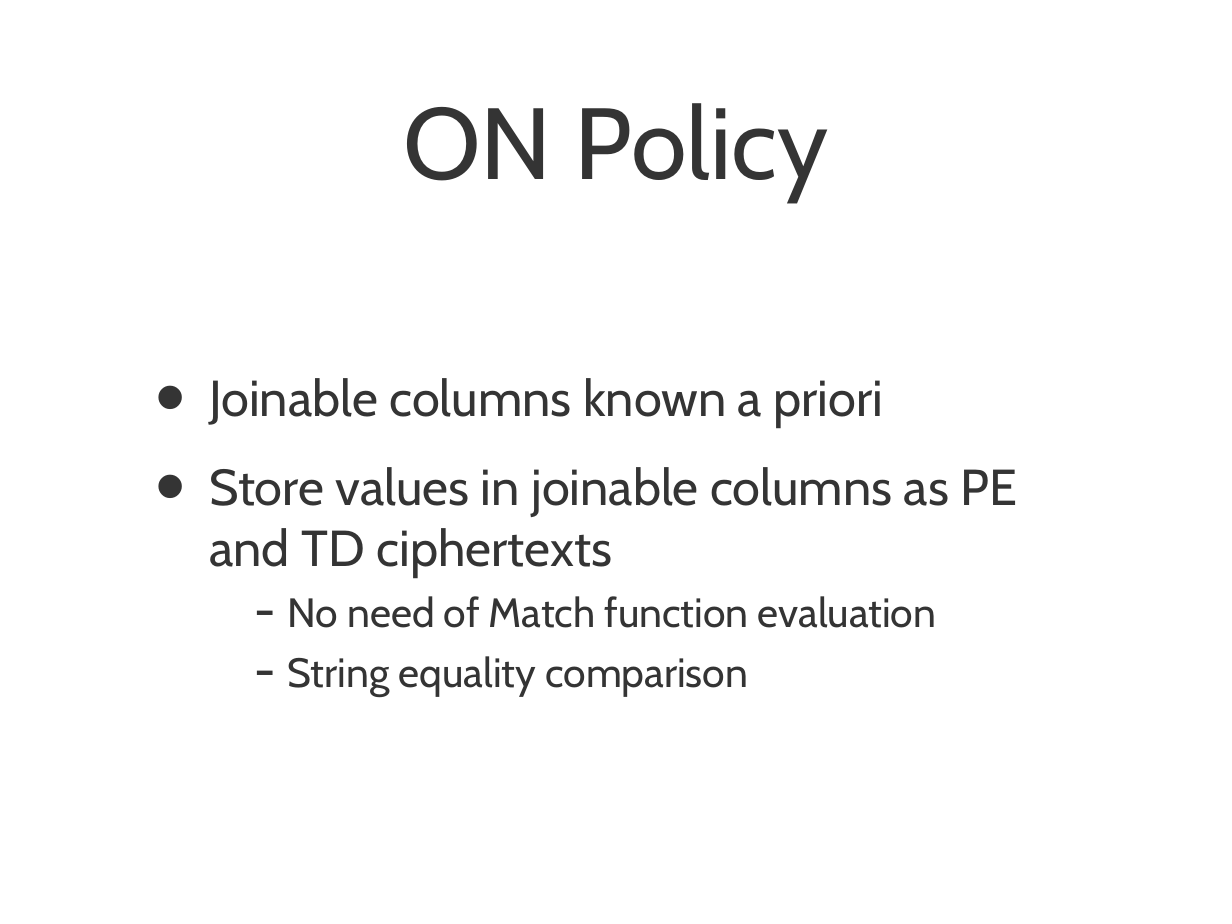
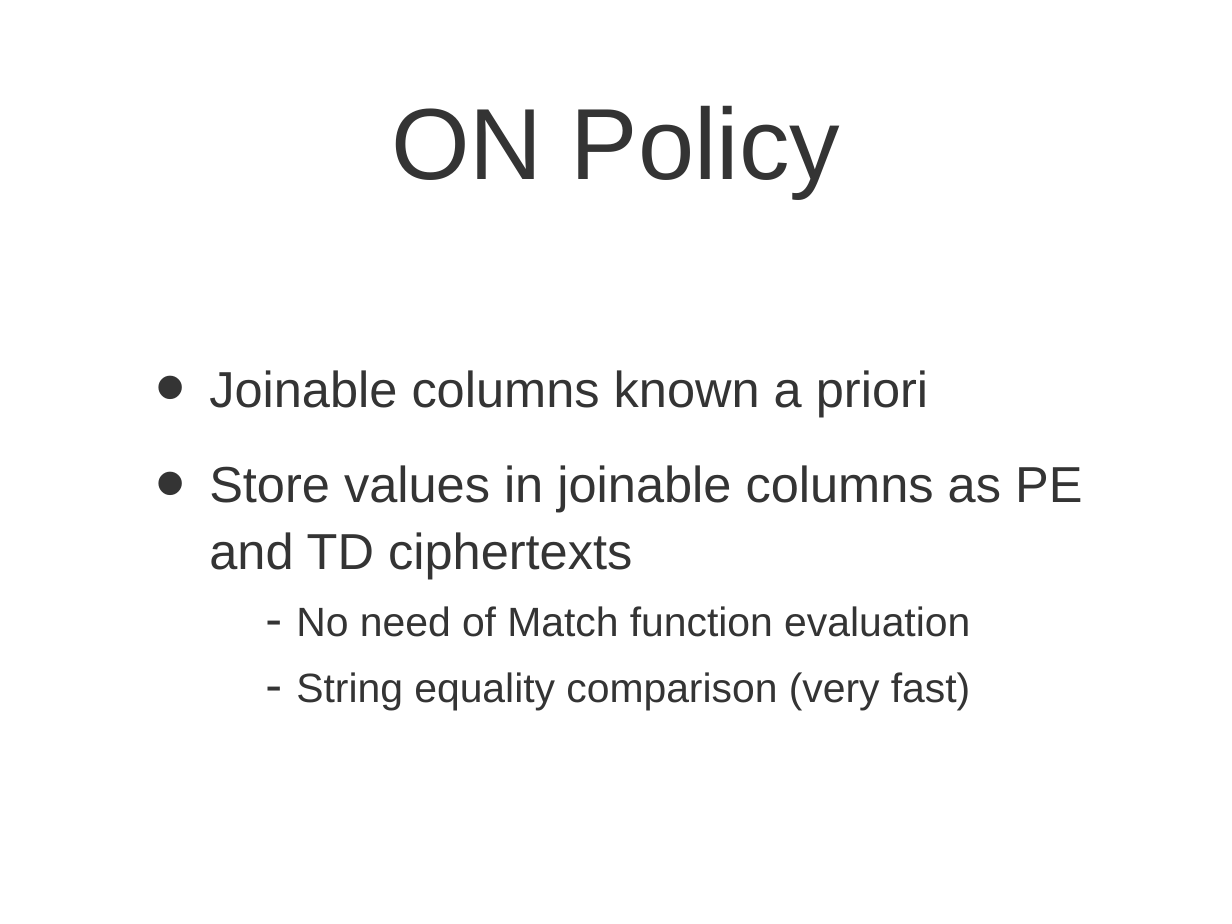
Before and after one commit to rexos/rexos.github.io, a slide deck: slide 18 of presentation.ppt. Drawn at 1232x924 pixels with LibreOffice and Linux fonts; fonts in the diff are those of the drawing. Boxes give left, top, right and bottom in pixels: in the first picture for what was removed or moved away, otherwise in the second. Text is boxed around its words. In the diff, an @@ line names an element or a change of style, - is before the commit and + after.

```diff
--- a/presentation.ppt
+++ b/presentation.ppt
@@ title "ON Policy" at (x1=391, y1=105, x2=840, y2=198): font Cabin to Arial @@
@@ text at (x1=209, y1=370, x2=928, y2=416): font Cabin to Arial in "Joinable columns known a priori"; line spacing 1 to 1.1 @@
@@ text at (x1=209, y1=465, x2=1082, y2=711): text changed; font Cabin to Arial @@
-• Store values in joinable columns as PE and TD ciphertexts
-  - No need of Match function evaluation
-  - String equality comparison
+• Store values in joinable columns as PE and TD ciphertexts
+  - No need of Match function evaluation
+  - String equality comparison (very fast)
```
Also in this commit, not shown: 20 other slides changed.
